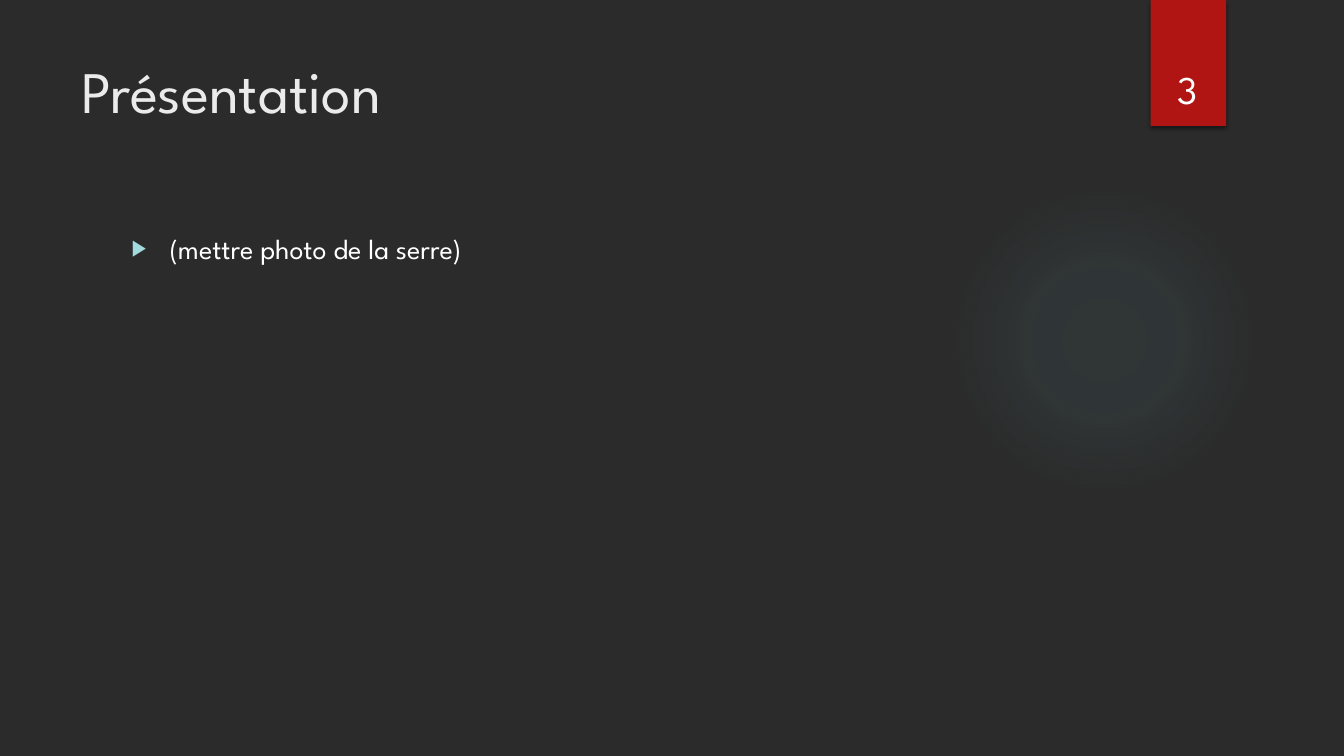
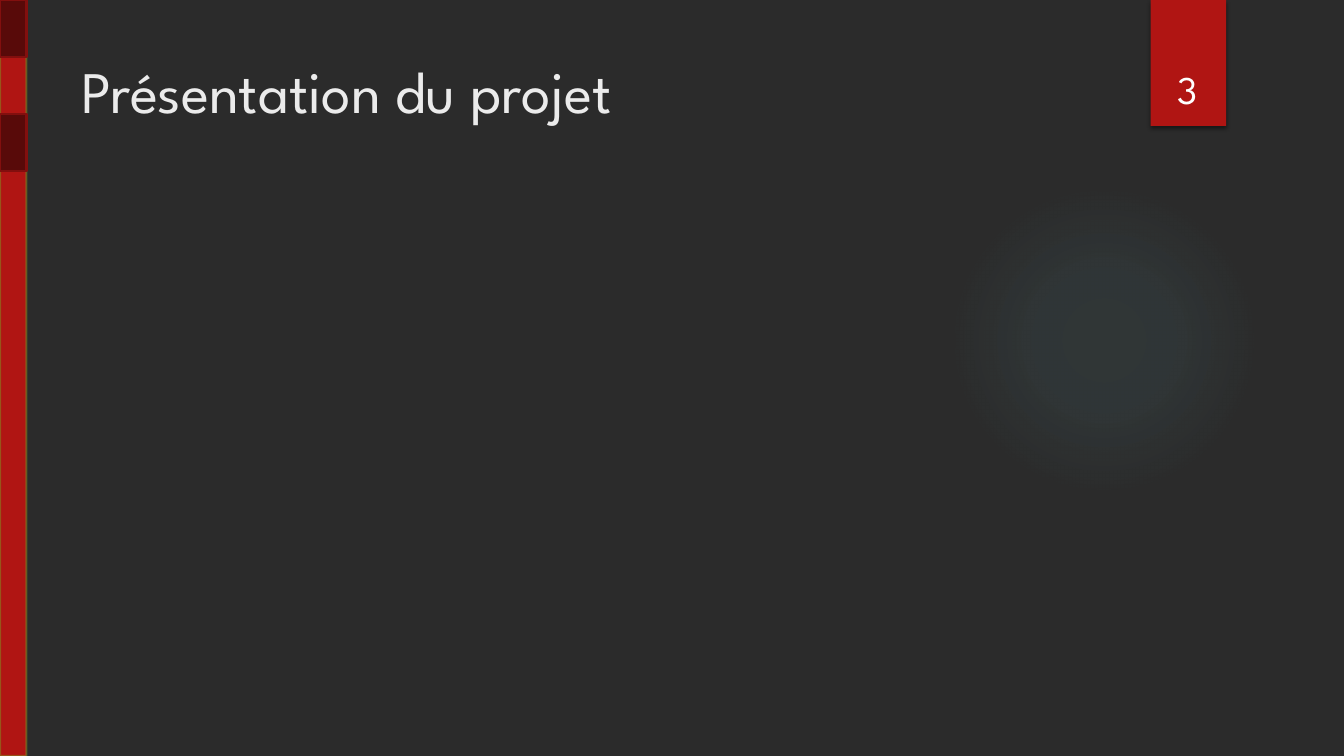
Before and after one commit to lucasminaud/projet_sfl5_serre_automatique, a slide deck: slide 3 of Partie personnelle Lucas MINAUD/revue/Projet SFL5 revue 2.pptx. Drawn at 1344x756 pixels with LibreOffice and Linux fonts; fonts in the diff are those of the drawing; background and template pictures are left out; a plain dark background stands for a picture behind light text. Boxes give left, top, right and bottom in pixels: in the first picture for what was removed or moved away, otherwise in the second. Text is boxed around its words. In the diff, an @@ line names an element or a change of style, - is before the commit and + after.

```diff
--- a/Partie personnelle Lucas MINAUD/revue/Projet SFL5 revue 2.pptx
+++ b/Partie personnelle Lucas MINAUD/revue/Projet SFL5 revue 2.pptx
@@ rectangle added at [0,0,26,756], fill #B01513, outline #7D9B23 1.5 pt @@
@@ rectangle added at [1,0,27,57], fill #580A09, outline #82100E 1.5 pt @@
@@ title at [81,72,611,126]: text changed @@
-Présentation
+Présentation du projet
@@ rectangle added at [1,114,27,172], fill #580A09, outline #82100E 1.5 pt @@
@@ text removed at [170,239,461,265] @@
-▶ (mettre photo de la serre)
```
Also in this commit, not shown: 2 other slides changed, 2 slides added, 2 slides removed, 1 other file.
